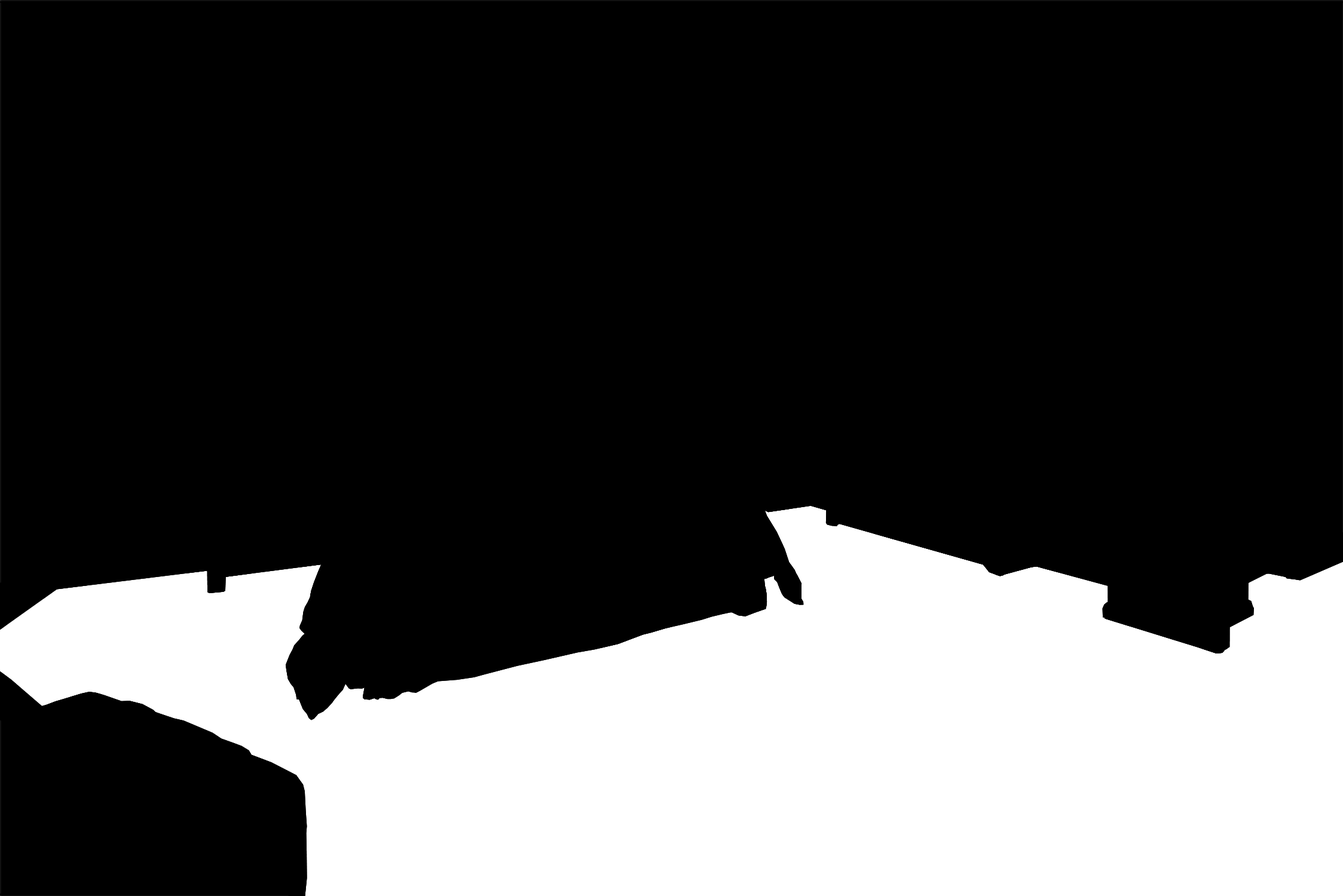
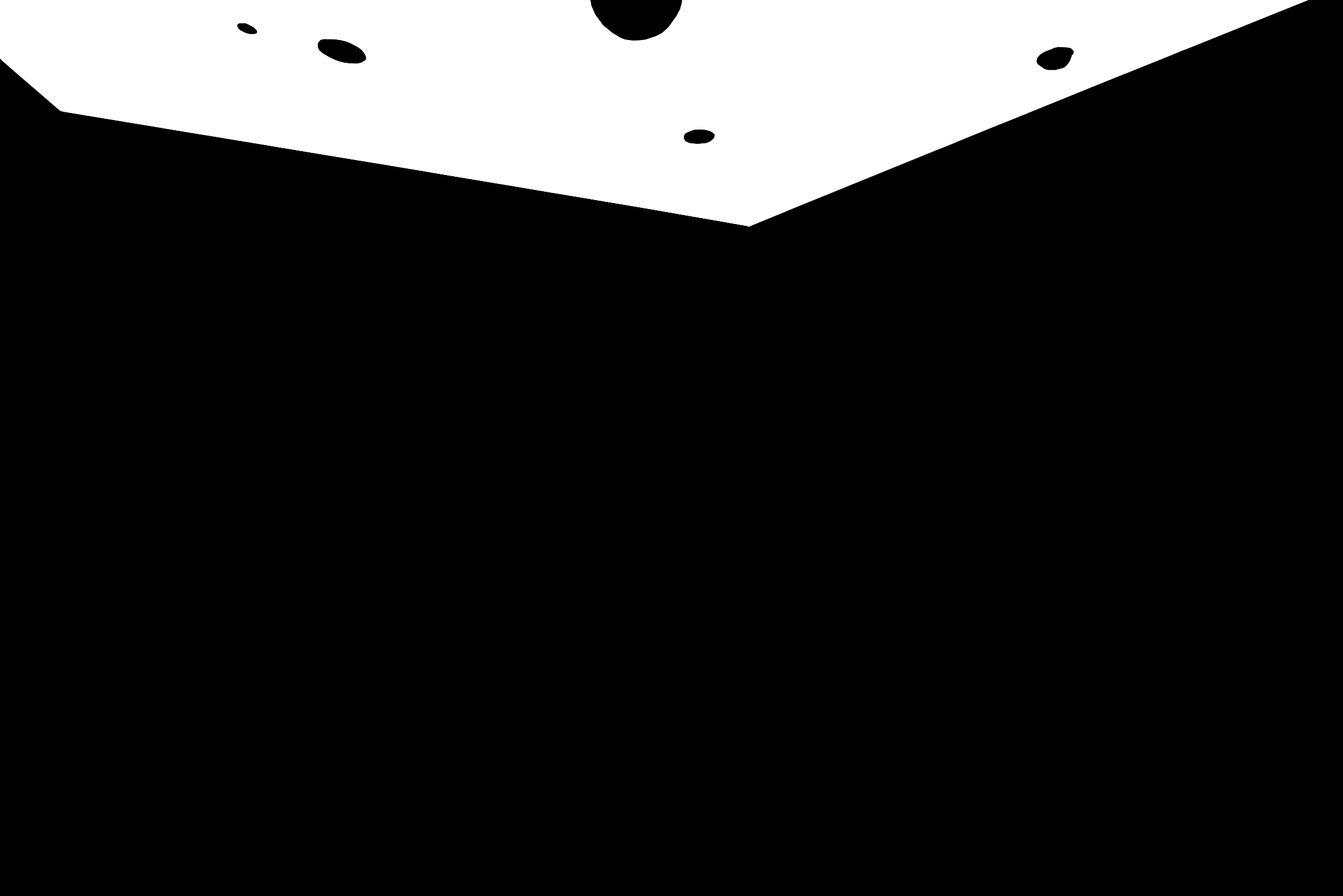
Layers edited between the first and the second 1343px x 896px image:
showed "mask_7", painted on it over [0, 0, 1343, 896]
hid "mask_6" over [0, 0, 1343, 896]
